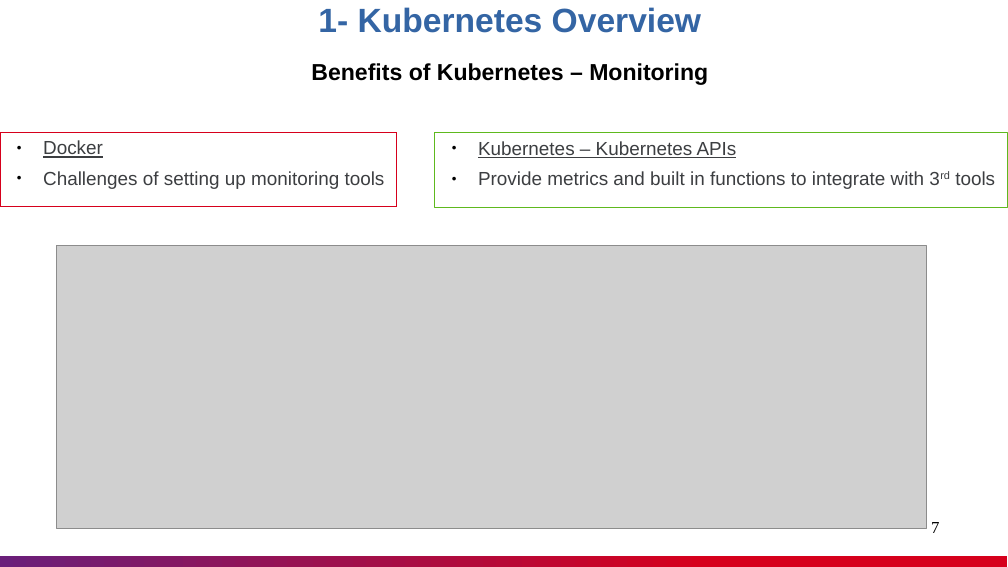
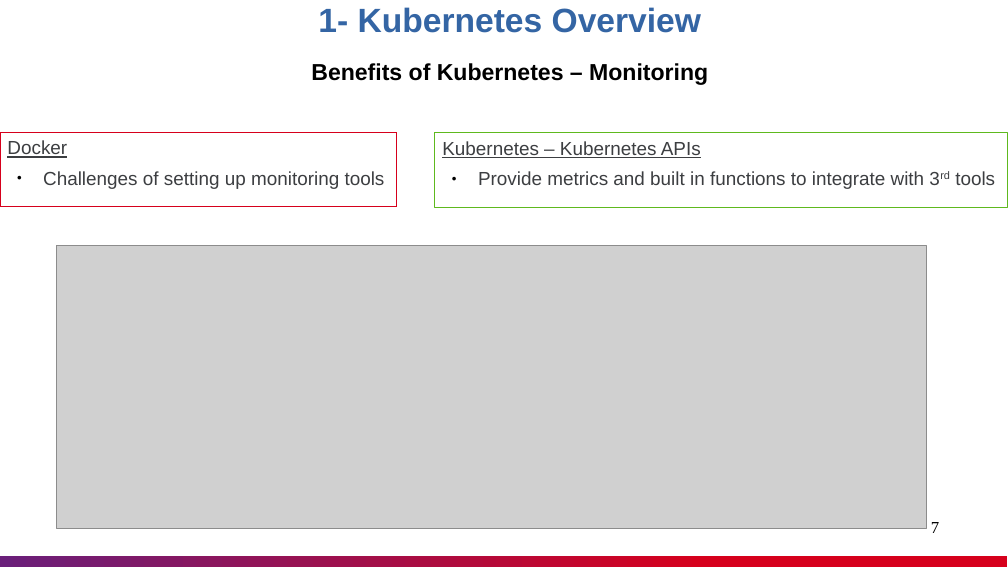
Before and after one commit to nashtech-garage/kubernetes, a slide deck: slide 7 of documents/K8s_Knowledge_Sharing.pptx. Drawn at 1008x567 pixels with LibreOffice and Linux fonts; fonts in the diff are those of the drawing; grey boxes stand for pictures. Boxes give left, top, right and bottom in pixels: in the first picture for what was removed or moved away, otherwise in the second. Text is boxed around its words. In the diff, an @@ line names an element or a change of style, - is before the commit and + after.

```diff
--- a/documents/K8s_Knowledge_Sharing.pptx
+++ b/documents/K8s_Knowledge_Sharing.pptx
@@ text in rectangle at [7,140,67,158]: bullet ● to none; less space between paragraphs @@
@@ text in rectangle at [442,141,701,158]: bullet ● to none @@
```
Also in this commit, not shown: 8 other slides changed, 1 slide added, 1 slide removed.
